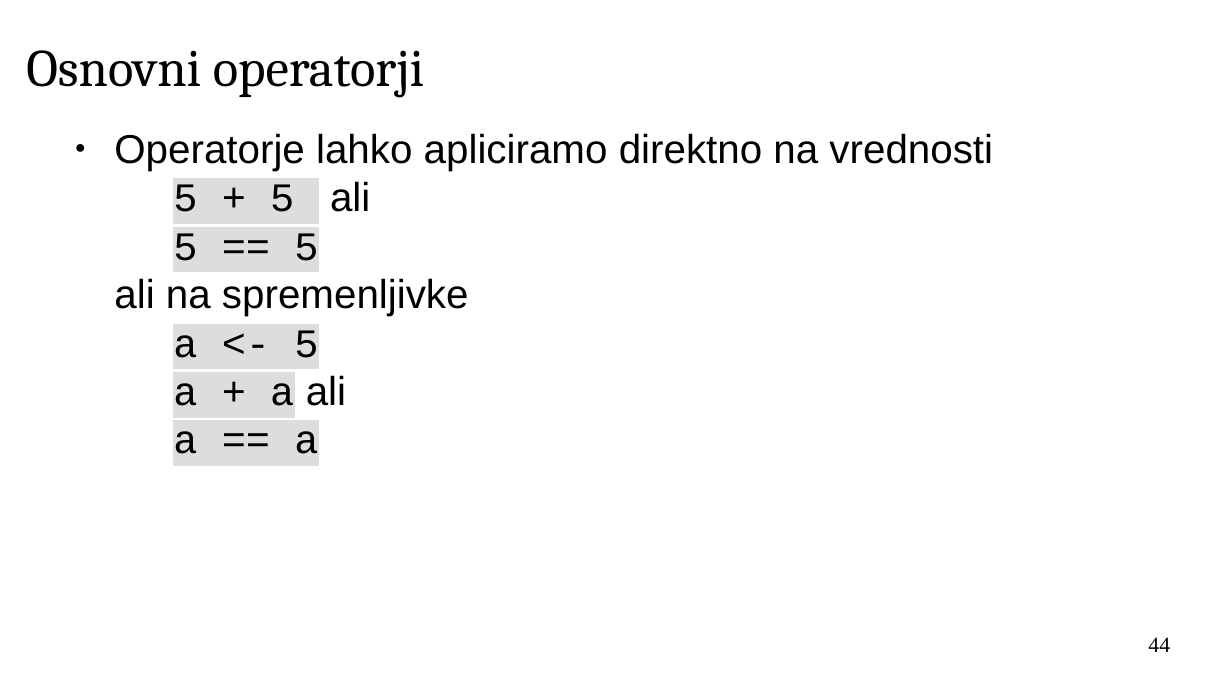
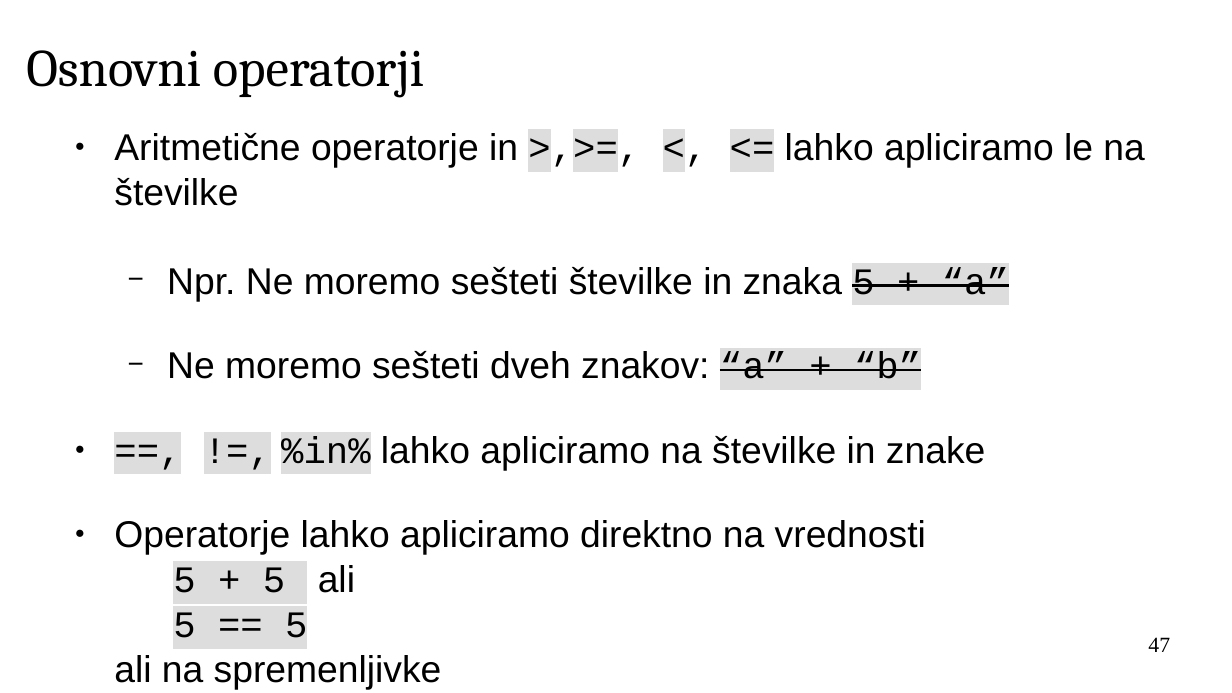
Before and after one commit to janaobsteter/R_tecaj, a slide deck: slide 47 of ModulA/IT_Rtecaj_ModulA.odp (slide 44 before the commit). Drawn at 1232x693 pixels with LibreOffice and Linux fonts; fonts in the diff are those of the drawing; background and template pictures are left out. Boxes give left, top, right and bottom in pixels: in the first picture for what was removed or moved away, otherwise in the second. Text is boxed around its words. In the diff, an @@ line names an element or a change of style, - is before the commit and + after.

```diff
--- a/ModulA/IT_Rtecaj_ModulA.odp
+++ b/ModulA/IT_Rtecaj_ModulA.odp
@@ text at bbox=[114, 133, 1144, 470]: paragraphs added @@
+● Aritmetične operatorje in >,>=, <, <= lahko apliciramo le na številke
+  − Npr. Ne moremo sešteti številke in znaka 5 + “a”
+  − Ne moremo sešteti dveh znakov: “a” + “b”
+● ==, !=, %in% lahko apliciramo na številke in znake
@@ text at bbox=[114, 520, 926, 689]: size 26 to 24.1 pt in "Operatorje lahko apliciramo direktno na vrednosti 5 ..."; more space between paragraphs @@
@@ page number at bbox=[1148, 637, 1170, 652]: text changed @@
-44
+47
```
Also in this commit, not shown: 5 other slides changed, 3 slides added, 3 other files.
